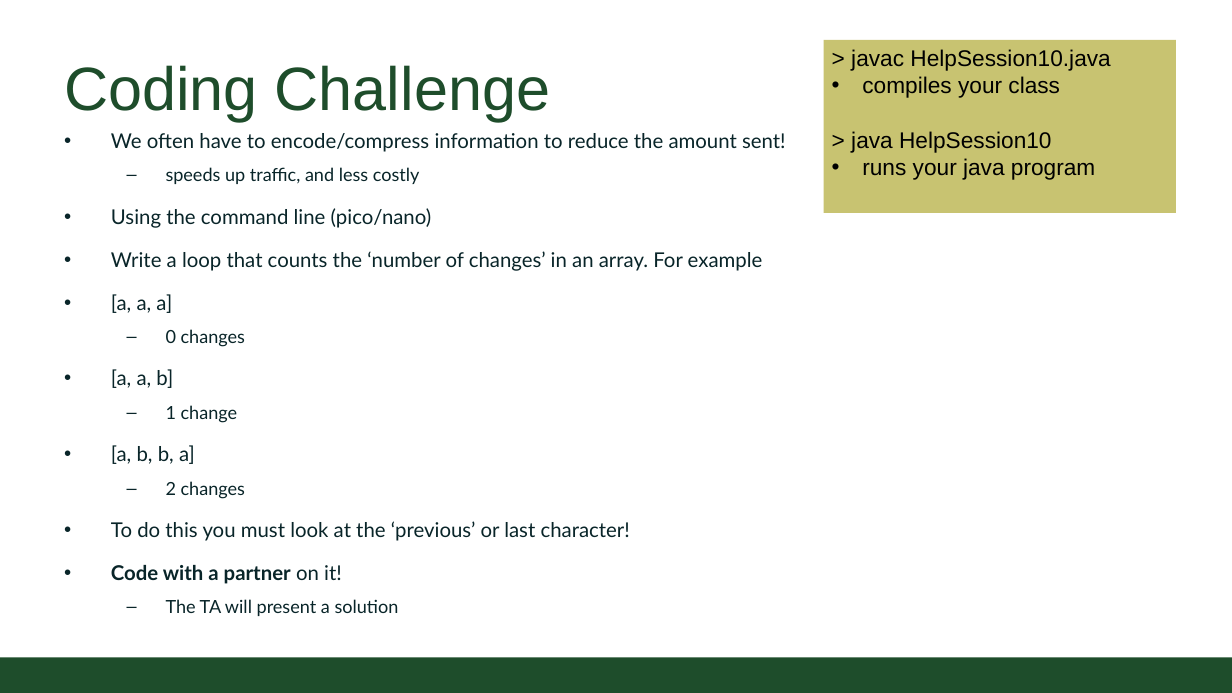
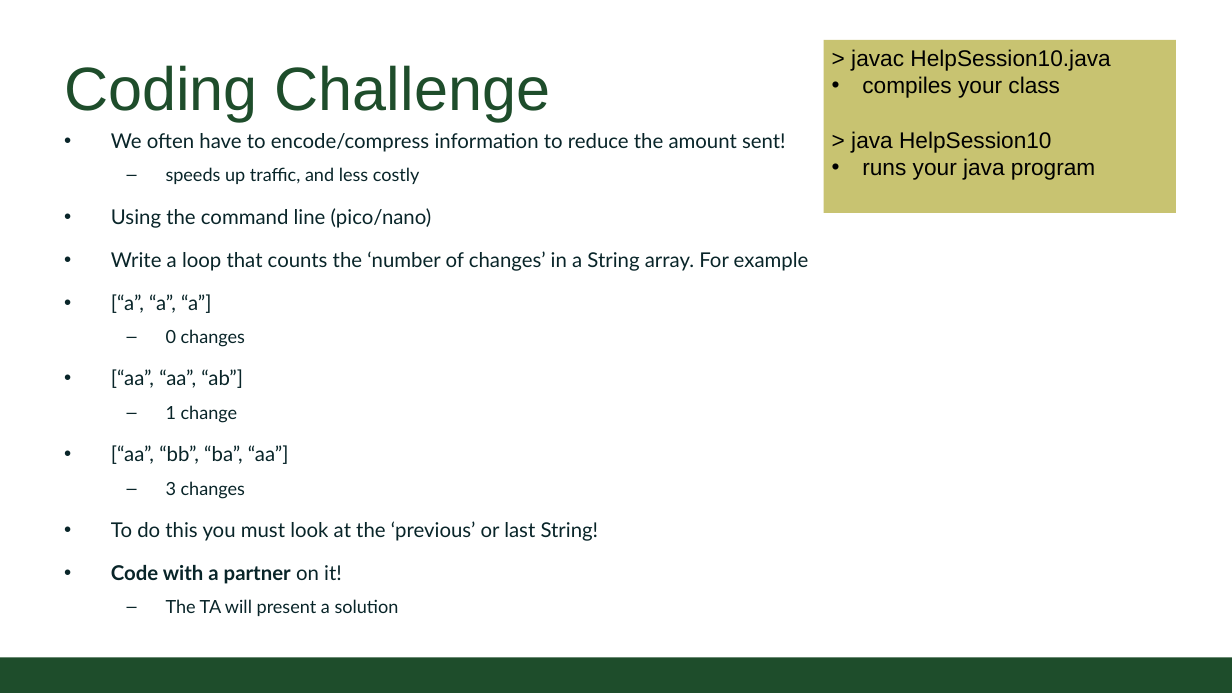
Before and after one commit to CSU-CompSci-CS163-4/Handouts, a slide deck: slide 6 of help session/week10/week10Internet.pptx. Drawn at 1232x693 pixels with LibreOffice and Linux fonts; fonts in the diff are those of the drawing; background and template pictures are left out. Boxes give left, top, right and bottom in pixels: in the first picture for what was removed or moved away, otherwise in the second. Text is boxed around its words. In the diff, an @@ line names an element or a change of style, - is before the commit and + after.

Commit message:
updated slide to strings

```diff
--- a/help session/week10/week10Internet.pptx
+++ b/help session/week10/week10Internet.pptx
@@ text at (x1=111, y1=251, x2=809, y2=313): text changed @@
-• Write a loop that counts the ‘number of changes’ in an array. For example
-• [a, a, a]
+• Write a loop that counts the ‘number of changes’ in a String array. For example
+• [“a”, “a”, “a”]
@@ text at (x1=111, y1=369, x2=243, y2=388): text changed @@
-• [a, a, b]
+• [“aa”, “aa”, “ab”]
@@ text at (x1=111, y1=445, x2=599, y2=541): text changed @@
-• [a, b, b, a]
-  – 2 changes
-• To do this you must look at the ‘previous’ or last character!
+• [“aa”, “bb”, “ba”, “aa”]
+  – 3 changes
+• To do this you must look at the ‘previous’ or last String!
```
Also in this commit, not shown: 1 other slide changed.
